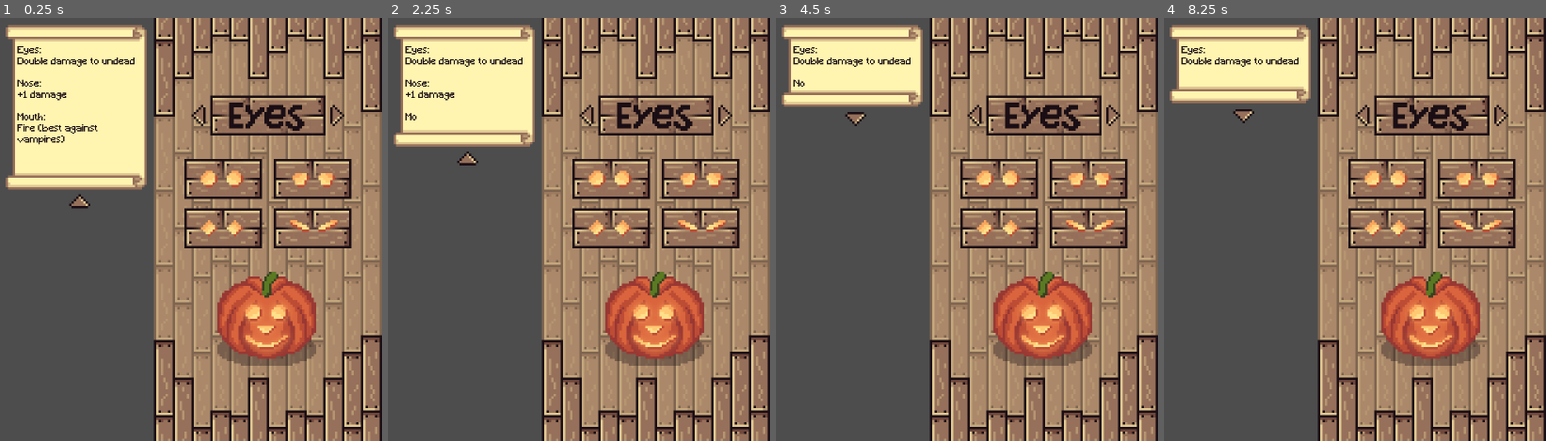
Above: before the commit, frames 1-4 (left to right).
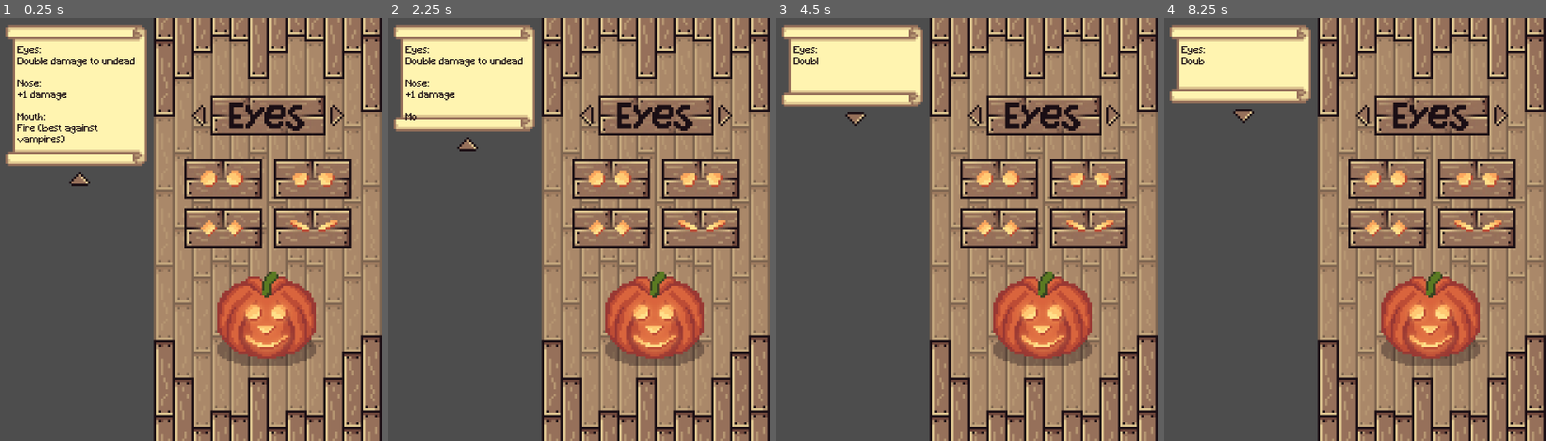
Above: after the commit, the same moments.

Repository: k4444th/Carve-And-Defend
Game: Godot game, scene res://scenes/sidebar/sidebar.tscn
The game is run twice, just before and just after one commit, with the same random seed, the same clock (stepped at 60 frames per second) and the same inputs.
Inputs (mouse positions are in pixels of both pictures, inside the frame that each line leads up to; where the layout moved, square brackets give the same spot in the first picture):
- Up to frame 1 (0.25 s): no input
- Up to frame 2 (2.25 s): click (586, 115) at 0.5 s; click (724, 115) at 1.25 s; click (468, 178) [468, 199] at 2 s
- Up to frame 3 (4.5 s): click (974, 115) at 2.75 s; click (1112, 115) at 3.5 s; click (856, 85) at 4.25 s
- Up to frame 4 (8.25 s): click (1362, 115) at 5 s; click (1500, 115) at 5.75 s; click (1244, 178) at 6.5 s; tap Enter at 8 s

The runs differ from the first frame. In frame 1, 3.0% of the frame differs, in the area x 1-39%, y 31-46%; in frame 2, 2.3%; in frame 3, 0.2%; in frame 4, 0.2%.

Commit message:
Pumpkin Feature Display Bugfixes

Diff:
--- a/scenes/sidebar/parchment_roll.gd
+++ b/scenes/sidebar/parchment_roll.gd
@@ -33,6 +33,9 @@
 
 func _ready() -> void:
 	labelNode.text = textTemplate
+	backgroundNode.size.y = 60
+	expandButtonNode.position.y = 250
+
 
 func changeFeature(featureId: int, iconId: int):
 	if featureId == 0:
@@ -84,6 +87,6 @@
 	else:
 		var currentText = labelNode.text
 		if currentText.length() <= textTemplate.length():
-			currentText = textTemplate.left(labelNode.text.length() + 3)
+			currentText = textTemplate.left(labelNode.text.length() + 1)
 			labelNode.text = currentText
 			timerNode.start()
--- a/scenes/sidebar/parchment_roll.tscn
+++ b/scenes/sidebar/parchment_roll.tscn
@@ -33,14 +33,8 @@
 size_flags_vertical = 1
 theme_override_colors/font_color = Color(0.101961, 0.054902, 0.0784314, 1)
 theme_override_font_sizes/font_size = 16
-text = "Eyes:
-.
-
-Nose:
-.
-
-Mouth:
-."
+text = "
+"
 autowrap_mode = 2
 
 [node name="ExpandButton" type="TextureButton" parent="."]
